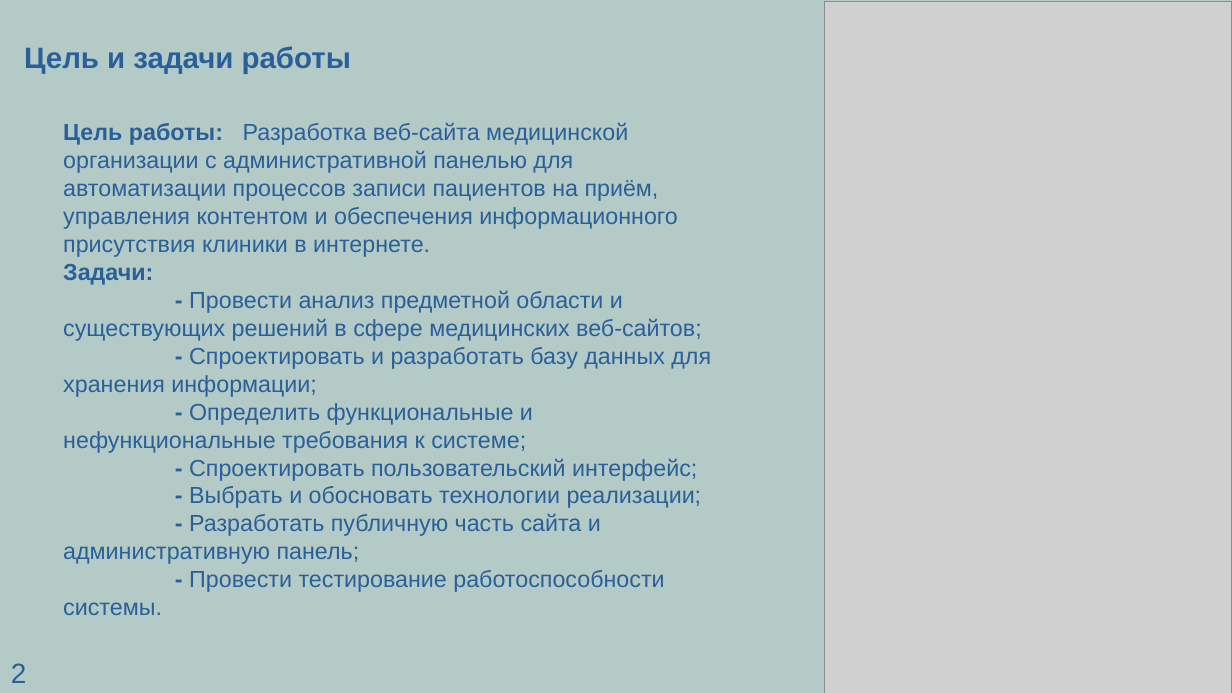
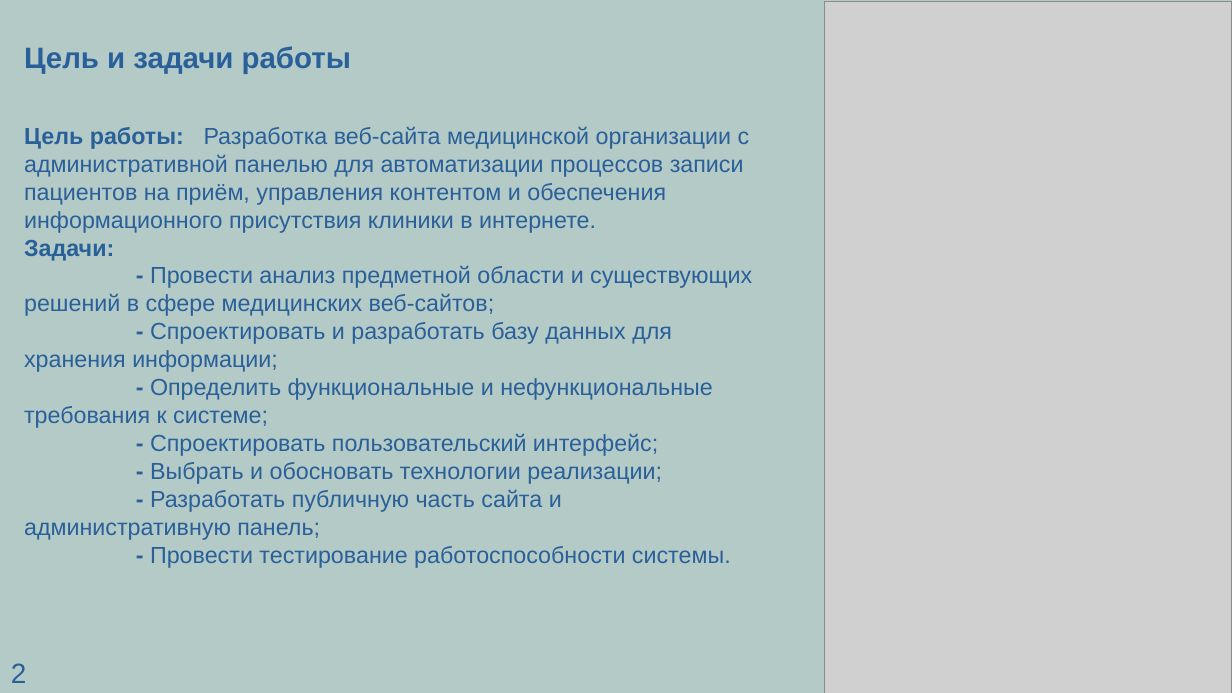
Before and after one commit to Zend1X/-, a slide deck: slide 2 of Документация/Презинтация/Презентация по сайту.odp. Drawn at 1232x693 pixels with LibreOffice and Linux fonts; fonts in the diff are those of the drawing; grey boxes stand for pictures. Boxes give left, top, right and bottom in pixels: in the first picture for what was removed or moved away, otherwise in the second. Text is boxed around its words. In the diff, an @@ line names an element or a change of style, - is before the commit and + after.

```diff
--- a/Документация/Презинтация/Презентация по сайту.odp
+++ b/Документация/Презинтация/Презентация по сайту.odp
@@ title "Цель работы: Разработка веб-сайта медицинской ..." rewrapped from bbox=[63, 123, 711, 615] to bbox=[24, 127, 752, 568] @@
```
Also in this commit, not shown: 1 other slide changed, 1 slide added, 11 other files.
